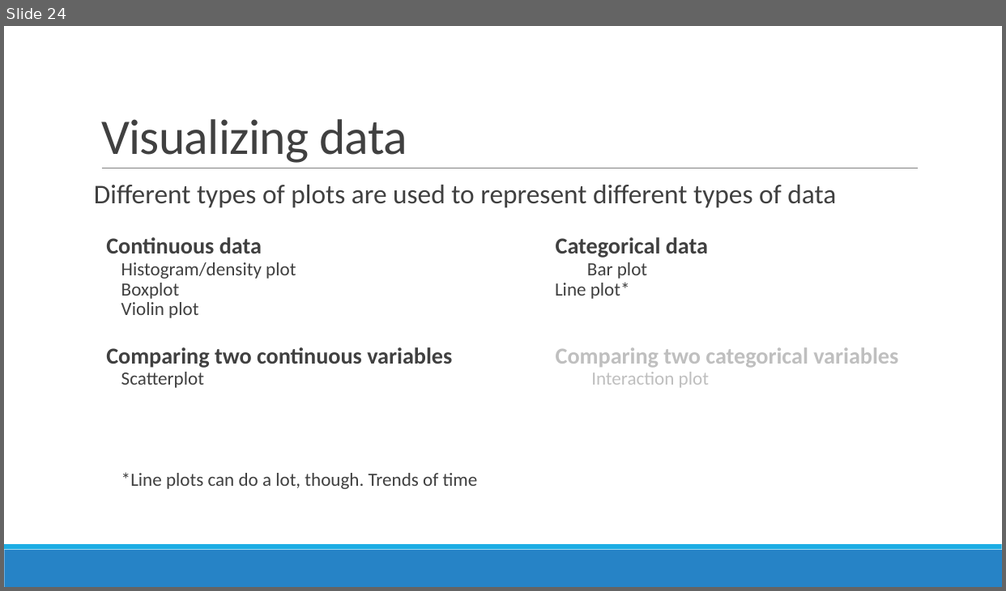
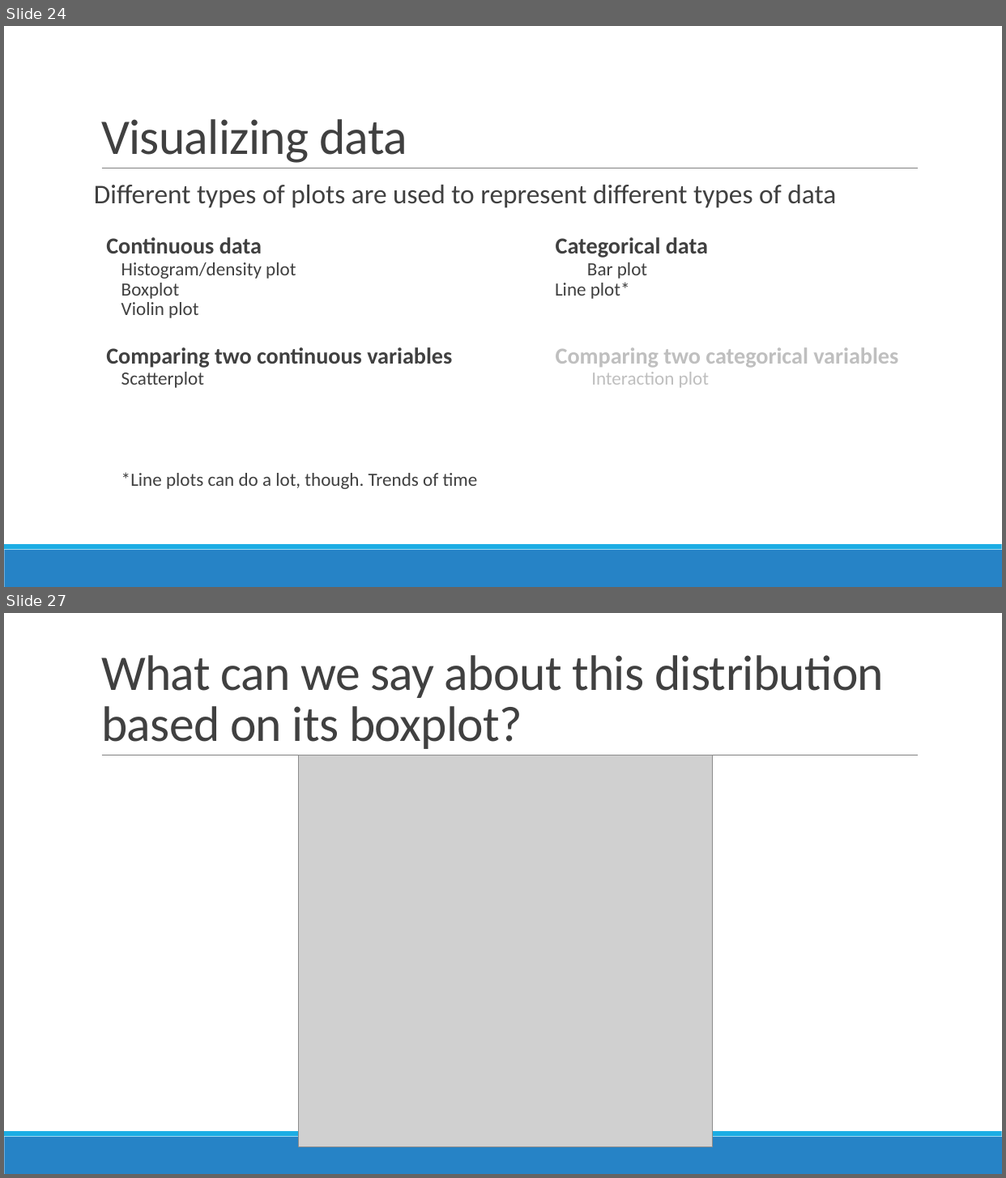
Before and after one commit to sjspielman/bio5312_fall2017, a slide deck: slides/intro.pptx. Shown one above the other, each under a label of ours: slide 24 before the commit, slides 24 and 27 after it; the slides between them are not shown. The pictures are 1006x591 and 1006x1178 pixels, drawn with LibreOffice and Linux fonts; fonts in the diff are those of the drawing; grey boxes stand for pictures. Boxes give left, top, right and bottom in pixels: in the first picture for what was removed or moved away, otherwise in the second. Text is boxed around its words. In the diff, an @@ line names an element or a change of style, - is before the commit and + after.

```diff
--- a/slides/intro.pptx
+++ b/slides/intro.pptx
@@ slide 27 added at box(4, 613, 1002, 1174), background #FFFFFF; not listed: 3 template elements that a slide beside it also shows @@
@@ title added at box(101, 655, 884, 749), 48 pt, text #404040 @@
+What can we say about this distribution based on its boxplot?
@@ picture added at box(298, 756, 713, 1148) @@
```
Also in this commit, not shown: 7 other slides added, 3 slides removed, 13 other files.
